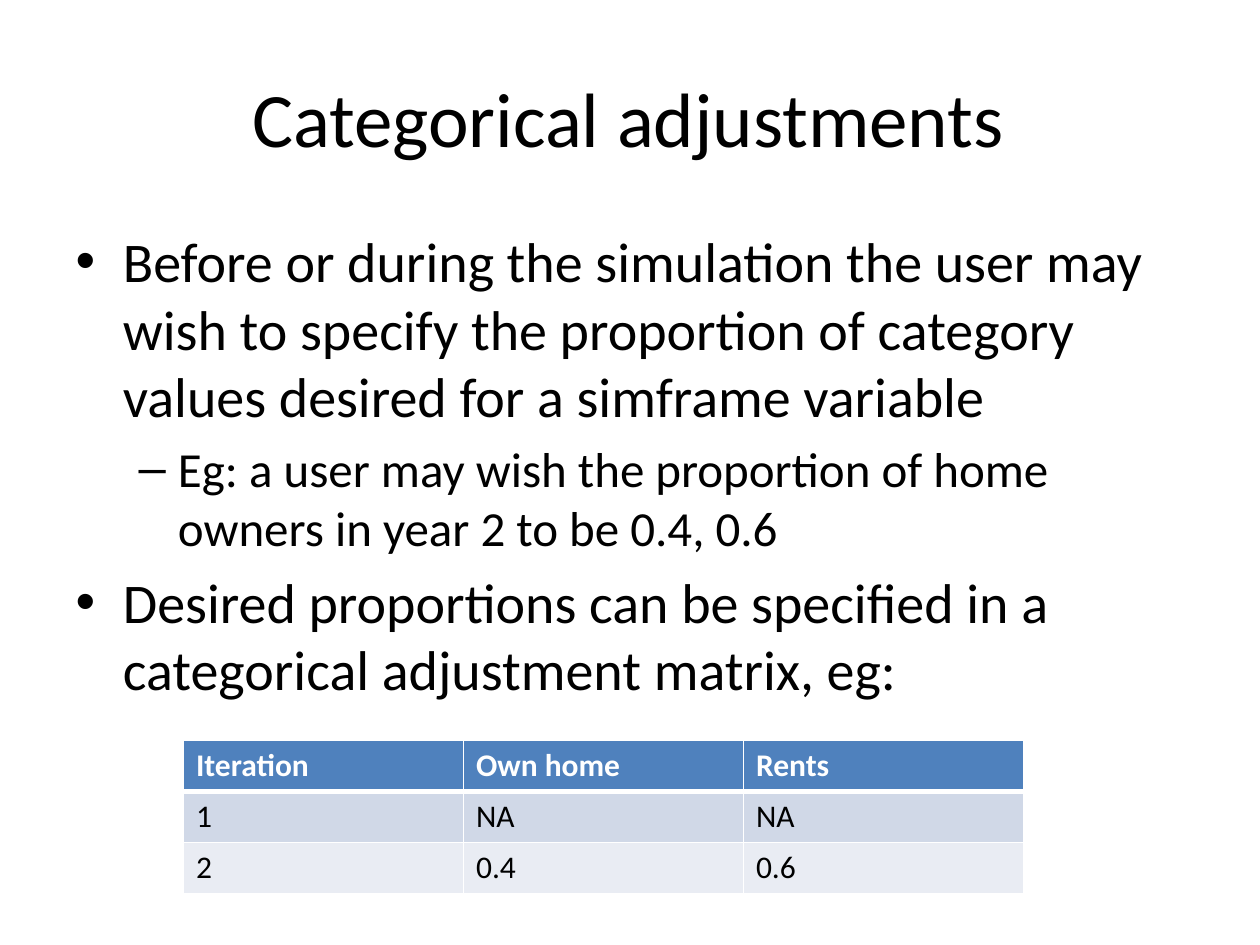
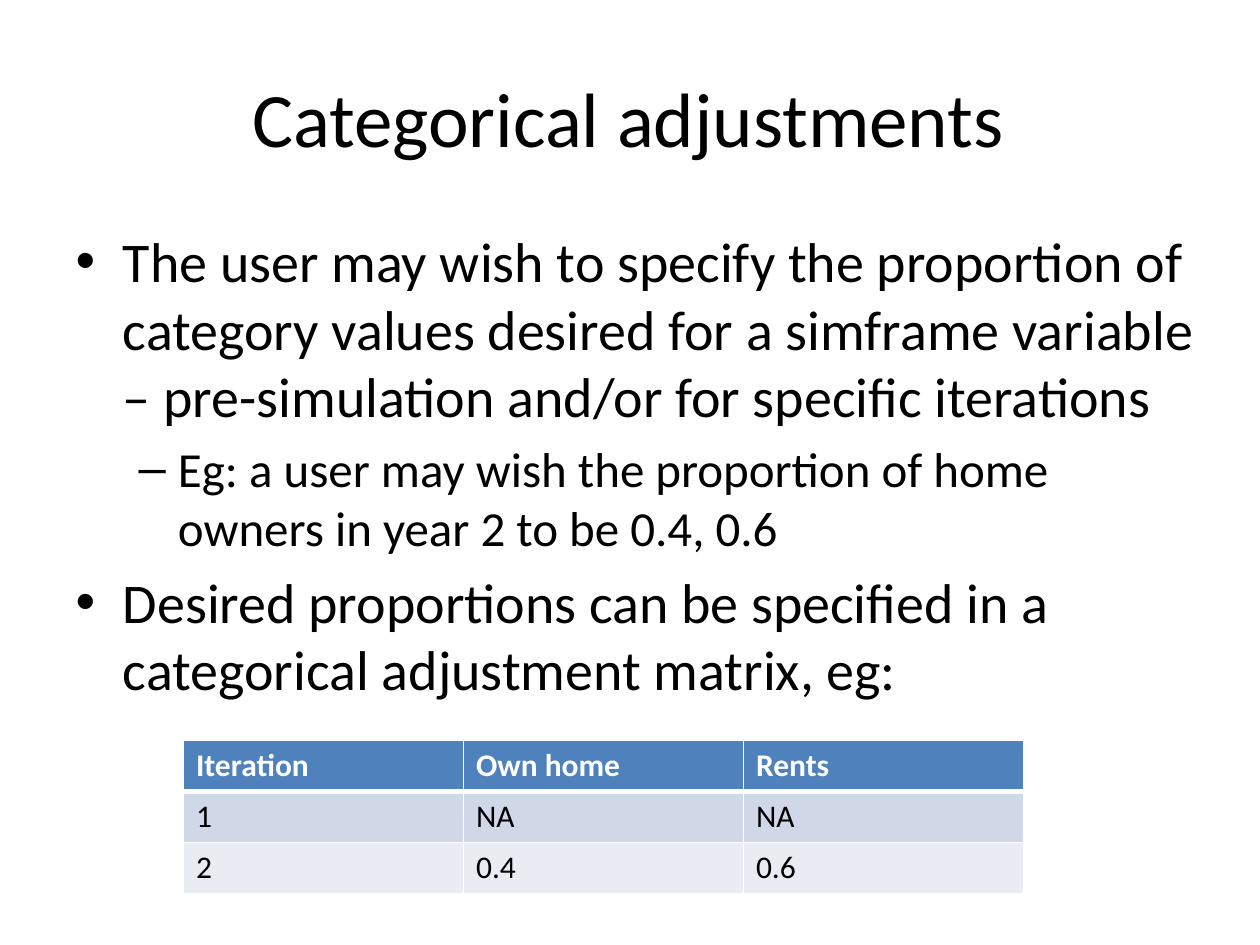
Before and after one commit to compassresearchcentre/simario, a slide deck: slide 9 of src/doc/Simario_overview.pptx. Drawn at 1260x945 pixels with LibreOffice and Linux fonts; fonts in the diff are those of the drawing. Boxes give left, top, right and bottom in pixels: in the first picture for what was removed or moved away, otherwise in the second. Text is boxed around its words. In the diff, an @@ line names an element or a change of style, - is before the commit and + after.

Commit message:
Update pptx for ContAdjustments

```diff
--- a/src/doc/Simario_overview.pptx
+++ b/src/doc/Simario_overview.pptx
@@ text at (123,243,1193,426): text changed @@
-• Before or during the simulation the user may wish to specify the proportion of category values desired for a simframe variable
+• The user may wish to specify the proportion of category values desired for a simframe variable – pre-simulation and/or for specific iterations
```
Also in this commit, not shown: 1 slide added.
